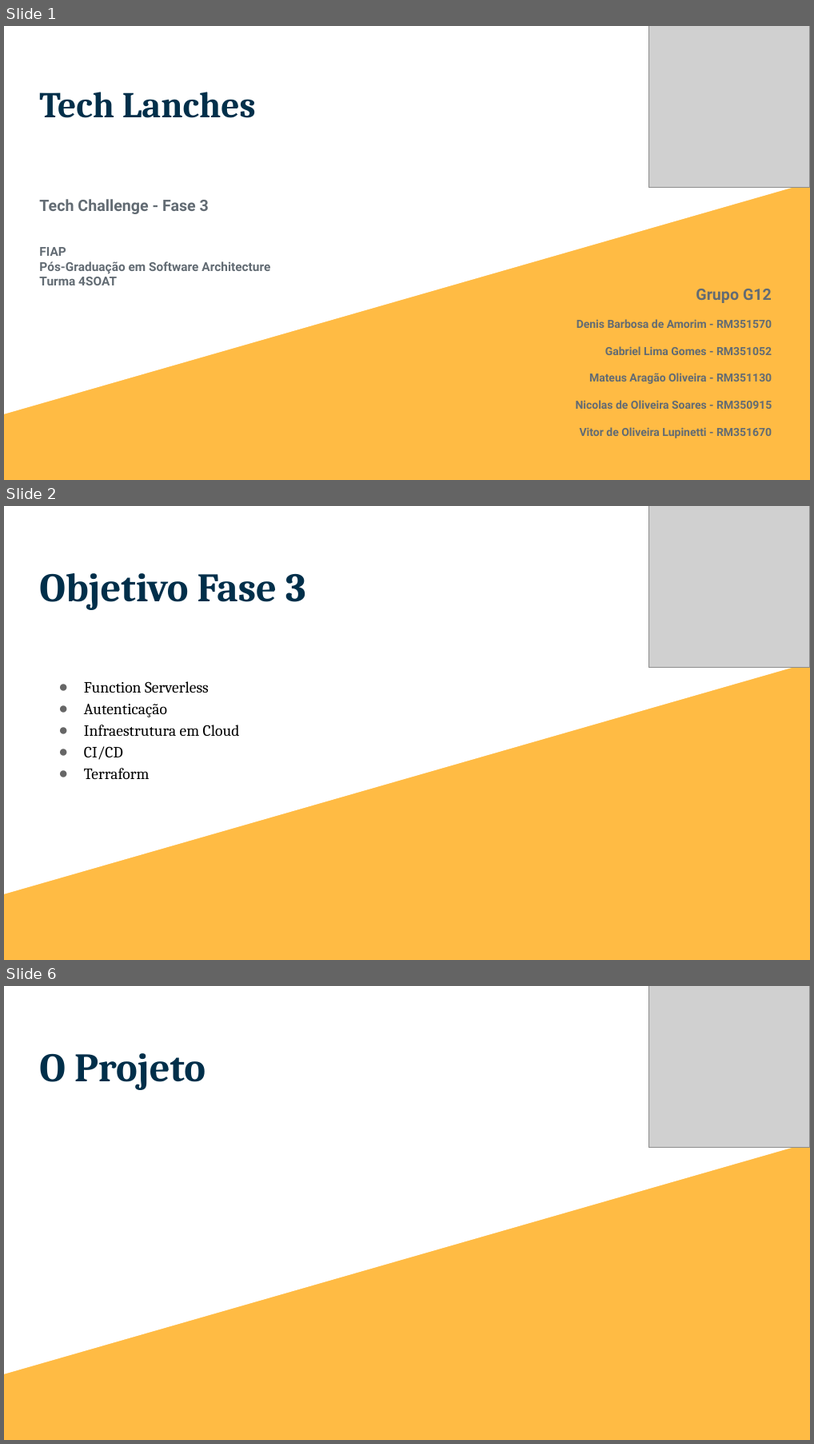
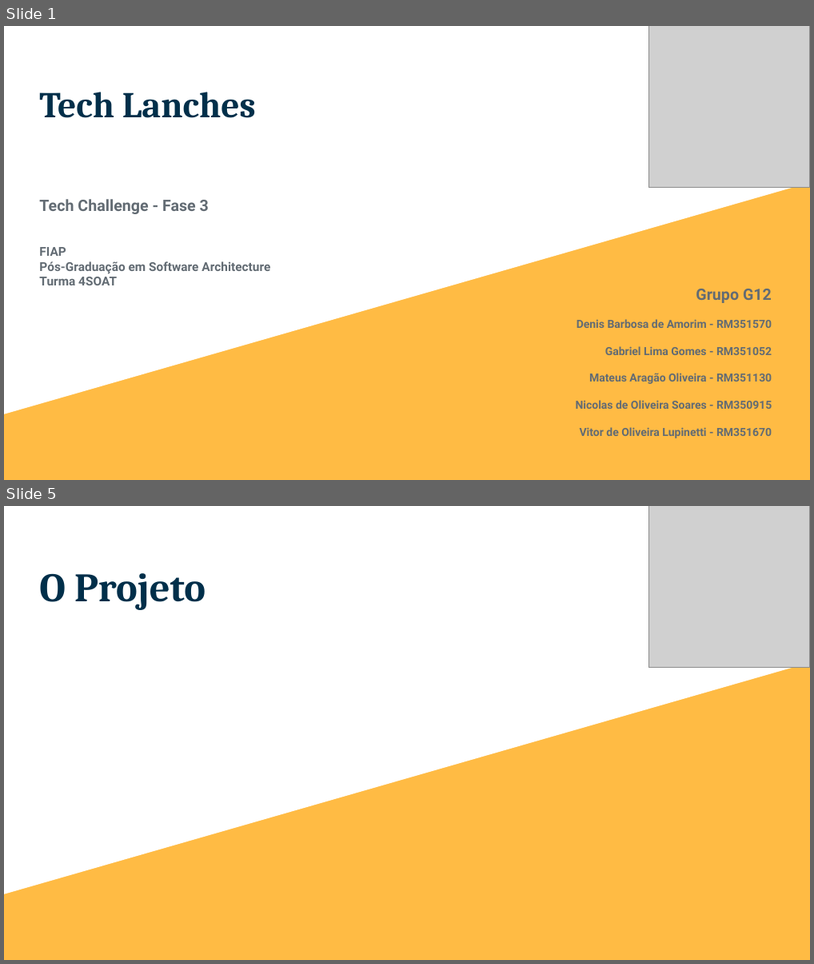
Before and after one commit to g12-4soat/techlanches-api, a slide deck: docs/Tech Lanches - Fase 3.pptx. Shown one above the other, each under a label of ours: slides 1, 2 and 6 before the commit, slides 1 and 5 after it; the slides between them are not shown. The pictures are 814x1444 and 814x964 pixels, drawn with LibreOffice and Linux fonts; fonts in the diff are those of the drawing; grey boxes stand for pictures. Boxes give left, top, right and bottom in pixels: in the first picture for what was removed or moved away, otherwise in the second. Text is boxed around its words. In the diff, an @@ line names an element or a change of style, - is before the commit and + after.

```diff
--- a/docs/Tech Lanches - Fase 3.pptx
+++ b/docs/Tech Lanches - Fase 3.pptx
@@ slide 2 removed at bbox=[4, 506, 810, 960], background #FFBB44; not listed: 1 template element that a slide beside it also shows @@
@@ picture removed at bbox=[649, 506, 810, 668] @@
@@ title removed at bbox=[39, 573, 306, 610] @@
-Objetivo Fase 3
@@ text removed at bbox=[84, 681, 240, 779] @@
-● Function Serverless
-● Autenticação
-● Infraestrutura em Cloud
-● CI/CD
-● Terraform
@@ what was slide 6 is now slide 5 @@
```
Also in this commit, not shown: 1 slide changed, 2 slides added, 3 other slides removed.
